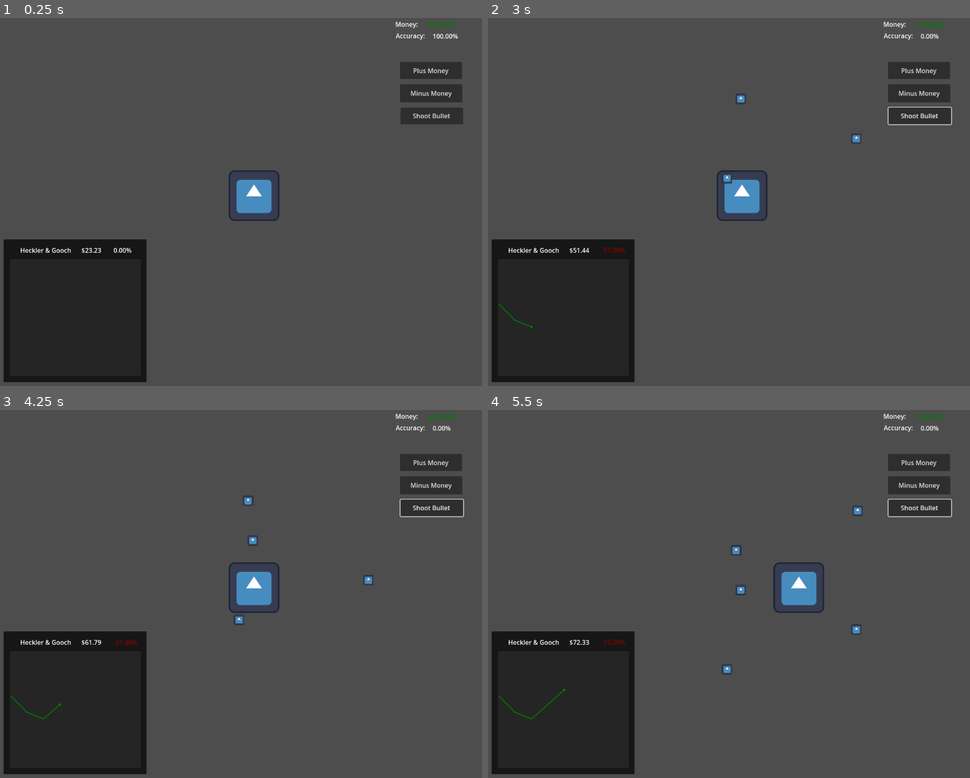
Above: before the commit, frames 1-4 (two rows, left to right).
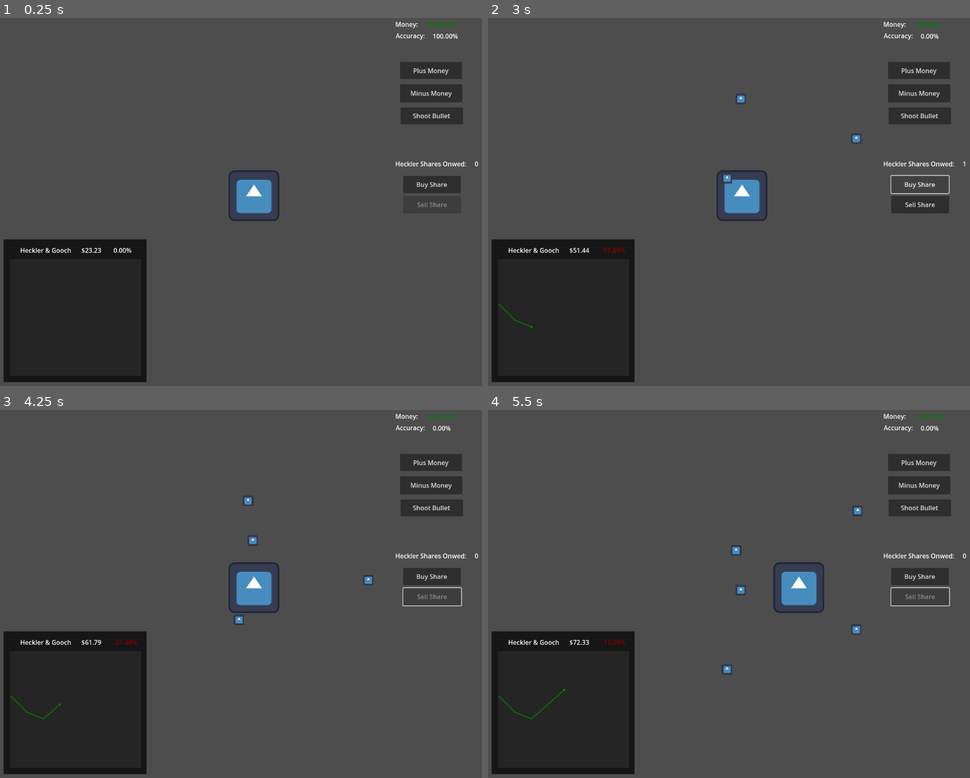
Above: after the commit, the same moments.

Repository: jsatof/bullet_hell_jam_v
Game: Godot game, scene res://Scenes/Main.tscn
Two runs of this game, one before a commit and one after it. Both use one fixed random seed, a clock stepped at 60 frames per second and the inputs below. The engine's default icon, where the game draws it, is replaced by a stand-in: a white triangle on a blue panel in a dark square.
Inputs (mouse positions are in pixels of both pictures, inside the frame that each line leads up to):
- Up to frame 1 (0.25 s): no input
- Up to frame 2 (3 s): click "Plus Money" at 0.5 s; click "Minus Money" at 1.25 s; click "Shoot Bullet" at 2 s; click (921, 183) at 2.75 s, where only the run after the commit has a clickable "Buy Share"
- Up to frame 3 (4.25 s): click (433, 597) at 3.5 s, where only the run after the commit has a clickable "Sell Share"
- Up to frame 4 (5.5 s): tap Enter at 4.25 s; move the mouse to (854, 568) at 4.27 s; hold D (move_right) 4.28-5 s; tap J at 4.35 s; click (854, 568) at 4.42 s; drag from (642, 605) to (796, 586) at 5.02 s

The runs differ from the first frame. In frame 1, 0.7% of the frame differs, in the area x 82-100%, y 38-52%; in frame 2, 0.9%, in the area x 82-100%, y 1-54%; in frame 3, 0.9%; in frame 4, 0.9%.

Commit message:
Add test buttons to interact with the stock market
A "Buy Share" button to use funds to purchase a stock share.
A "Sell Share" button to sell a share of an owned stock and add funds
back to inventory.

Diff:
--- a/Scenes/LevelUI.tscn
+++ b/Scenes/LevelUI.tscn
@@ -63,7 +63,43 @@
 grow_horizontal = 0
 text = "0.00%"
 
-[node name="BoostMoneyButton" type="Button" parent="."]
+[node name="SharesOwnedLabel" type="Label" parent="."]
+layout_mode = 1
+anchors_preset = 1
+anchor_left = 1.0
+anchor_right = 1.0
+offset_left = -284.0
+offset_top = 387.0
+offset_right = -84.0
+offset_bottom = 410.0
+grow_horizontal = 0
+text = "Heckler Shares Onwed:     "
+
+[node name="SharesOwnedValueLabel" type="Label" parent="."]
+layout_mode = 1
+anchors_preset = 1
+anchor_left = 1.0
+anchor_right = 1.0
+offset_left = -84.0
+offset_top = 387.0
+offset_right = -10.0
+offset_bottom = 410.0
+grow_horizontal = 0
+text = "0"
+
+[node name="StockGraph" parent="." instance=ExtResource("2_y6mi4")]
+layout_mode = 1
+offset_left = 9.0
+offset_top = 597.0
+offset_right = -911.0
+offset_bottom = -9.0
+
+[node name="TestButtons" type="Control" parent="."]
+anchors_preset = 0
+offset_right = 40.0
+offset_bottom = 40.0
+
+[node name="BoostMoneyButton" type="Button" parent="TestButtons"]
 layout_mode = 0
 offset_left = 1008.0
 offset_top = 142.0
@@ -71,7 +107,7 @@
 offset_bottom = 185.0
 text = "Plus Money"
 
-[node name="SubtractMoneyButton" type="Button" parent="."]
+[node name="SubtractMoneyButton" type="Button" parent="TestButtons"]
 layout_mode = 0
 offset_left = 1008.0
 offset_top = 198.0
@@ -79,7 +115,7 @@
 offset_bottom = 244.0
 text = "Minus Money"
 
-[node name="ShootBulletButton" type="Button" parent="."]
+[node name="ShootBulletButton" type="Button" parent="TestButtons"]
 layout_mode = 0
 offset_left = 1009.0
 offset_top = 257.0
@@ -88,9 +124,19 @@
 text = "Shoot Bullet
 "
 
-[node name="StockGraph" parent="." instance=ExtResource("2_y6mi4")]
-layout_mode = 1
-offset_left = 9.0
-offset_top = 597.0
-offset_right = -911.0
-offset_bottom = -9.0
+[node name="SellShareButton" type="Button" parent="TestButtons"]
+layout_mode = 0
+offset_left = 1016.0
+offset_top = 480.0
+offset_right = 1162.0
+offset_bottom = 524.0
+disabled = true
+text = "Sell Share"
+
+[node name="BuyShareButton" type="Button" parent="TestButtons"]
+layout_mode = 0
+offset_left = 1016.0
+offset_top = 429.0
+offset_right = 1161.0
+offset_bottom = 473.0
+text = "Buy Share"
--- a/Scripts/LevelUI.gd
+++ b/Scripts/LevelUI.gd
@@ -1,41 +1,72 @@
 extends Control
 
-@onready var money_value = $MoneyValueLabel
-@onready var accuracy_value = $AccuracyValueLabel
-@onready var shoot_button = $ShootBulletButton
-@onready var boost_money = $BoostMoneyButton
-@onready var subtract_money = $SubtractMoneyButton
-@onready var global_state = get_node("/root/GlobalState")
+@onready var money_value := $MoneyValueLabel
+@onready var accuracy_value := $AccuracyValueLabel
+@onready var shares_owned_value := $SharesOwnedValueLabel
+@onready var global := get_node("/root/GlobalState")
+
+@onready var shoot_button := $TestButtons/ShootBulletButton
+@onready var boost_money := $TestButtons/BoostMoneyButton
+@onready var subtract_money := $TestButtons/SubtractMoneyButton
+@onready var buy_share_button := $TestButtons/BuyShareButton
+@onready var sell_share_button := $TestButtons/SellShareButton
 
 func _ready():
-	money_value.text = "$%.2f" % global_state.money
+	money_value.text = "$%.2f" % global.money
 	money_value.add_theme_color_override("font_color", Color.WEB_GREEN)
-	accuracy_value.text = "%.2f%%" % global_state.accuracy
+	accuracy_value.text = "%.2f%%" % global.accuracy
 
-	shoot_button.connect("button_down", on_shoot_button)
-	boost_money.connect("button_down", on_boost_money)
-	subtract_money.connect("button_down", on_subtract_money)
+	shoot_button.button_down.connect(on_shoot_button)
+	boost_money.button_down.connect(on_boost_money)
+	subtract_money.button_down.connect(on_subtract_money)
+	buy_share_button.button_down.connect(on_buy_share_pressed)
+	sell_share_button.button_down.connect(on_sell_share_pressed)
 
 func on_shoot_button():
-	global_state.bullet_count += 1
+	global.bullet_count += 1
 	if randi() % 2 == 0:
-		global_state.hit_count += 1
+		global.hit_count += 1
 
-	var new_acc: float = 100.0 * float(global_state.hit_count) / float(global_state.bullet_count)
+	var new_acc: float = 100.0 * float(global.hit_count) / float(global.bullet_count)
 
 	accuracy_value.text = "%.2f%%" % new_acc
-	print("Bullet Count:", global_state.bullet_count)
-	print("Hit Count:", global_state.hit_count)
+	print("Bullet Count:", global.bullet_count)
+	print("Hit Count:", global.hit_count)
 	print("Acc:", new_acc)
 
+func update_money():
+	money_value.text = "$%.2f" % global.money
+	if global.money >= 0:
+		money_value.add_theme_color_override("font_color", Color.WEB_GREEN)
+	else:
+		money_value.add_theme_color_override("font_color", Color.DARK_RED)
+
+func update_stock_owned():
+	shares_owned_value.text = "%d" % global.heckler_shares_owned
+	if global.heckler_shares_owned > 0:
+		sell_share_button.disabled = false
+	if global.heckler_shares_owned == 0:
+		sell_share_button.disabled = true
+
+	update_money()
+
+	if global.heckler_stock_price > global.money:
+		buy_share_button.disabled = true
+	else:
+		buy_share_button.disabled = false
+
 func on_boost_money():
-	global_state.money += 100.0
-	if global_state.money >= 0:
-		money_value.add_theme_color_override("font_color", Color.WEB_GREEN)
-	money_value.text = "$%.2f" % global_state.money
+	global.money += 100.0
+	update_money()
 
 func on_subtract_money():
-	global_state.money -= 100.0
-	if global_state.money < 0:
-		money_value.add_theme_color_override("font_color", Color.DARK_RED)
-	money_value.text = "$%.2f" % global_state.money
+	global.money -= 100.0
+	update_money()
+
+func on_buy_share_pressed():
+	global.buy_heckler_stock()
+	update_stock_owned()
+
+func on_sell_share_pressed():
+	global.sell_heckler_stock()
+	update_stock_owned()
--- a/global_state.gd
+++ b/global_state.gd
@@ -21,3 +21,11 @@
 	last_heckler_stock_price = heckler_stock_price
 	heckler_stock_price = rng.randf() * 50.0 + 40.0
 	heckler_percent_diff = heckler_stock_price - last_heckler_stock_price / heckler_stock_price * 100.0
+
+func buy_heckler_stock():
+	heckler_shares_owned += 1
+	money -= heckler_stock_price
+
+func sell_heckler_stock():
+	heckler_shares_owned -= 1
+	money += heckler_stock_price
